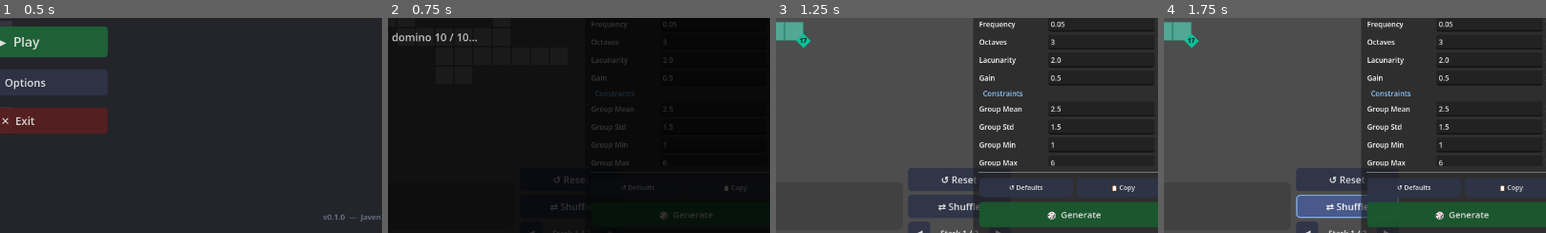
Above: before the commit, frames 1-4 (left to right).
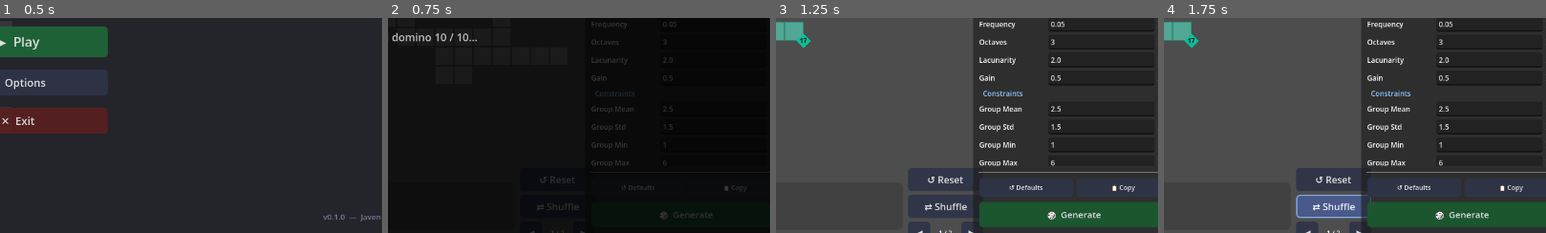
Above: after the commit, the same moments.

Repository: Javen-W/Ritz
Game: Godot game, scene res://main_menu.tscn
Same seed, same stepped clock (60 frames per second), same inputs: the game is played once before the commit and once after it.
Inputs:
- Up to frame 1 (0.5 s): no input
- Up to frame 2 (0.75 s): click "▶ Play" at 0.5 s
- Up to frame 3 (1.25 s): no input
- Up to frame 4 (1.75 s): click "⇄ Shuffle" at 1.25 s
The pictures show only the part of the screen within x 48-98%, y 50-100%; the shares and areas given below are measured in that part.

Frame 1 is identical in both runs. In frame 2, 0.2% of the frame differs, in the area x 39-52%, y 73-100%; in frame 3, 0.7%; in frame 4, 0.9%, in the area x 39-62%, y 73-100%.

Commit message:
fix: shrink pagination row, remove 'Stack' label prefix, disable preview domino mouse collision
- Remove custom_minimum_size from ◀/▶ buttons and narrow label
  (min 44px, font 11) so the HBox no longer widens the VBoxContainer
  beyond Reset/Shuffle buttons, fixing overlap with the GenPanel
- Change pagination label from 'Stack X / Y' to 'X / Y'
- Disable mouse_collision for preview and hidden dominos in
  _layout_dominos() so they cannot be selected or dragged;
  re-enable it for current-page dominos

Co-authored-by: Javen-W <21213702+Javen-W@users.noreply.github.com>

Diff:
--- a/domino_panel.gd
+++ b/domino_panel.gd
@@ -53,7 +53,7 @@
 	shuffle_btn.pressed.connect(_on_shuffle_button_pressed)
 	MusicManager.setup_button(shuffle_btn)
 
-	# Pagination row: [◀]  Stack 1 / 2  [▶]
+	# Pagination row: [◀]  1 / 2  [▶]
 	var page_hbox := HBoxContainer.new()
 	page_hbox.add_theme_constant_override("separation", 4)
 	page_hbox.alignment = BoxContainer.ALIGNMENT_CENTER
@@ -62,22 +62,20 @@
 	_prev_btn = Button.new()
 	_prev_btn.text = "◀"
 	_prev_btn.focus_mode = Control.FOCUS_NONE
-	_prev_btn.custom_minimum_size = Vector2(32, 0)
 	page_hbox.add_child(_prev_btn)
 	_prev_btn.pressed.connect(_on_prev_page_pressed)
 	MusicManager.setup_button(_prev_btn)
 
 	_page_label = Label.new()
-	_page_label.text = "Stack 1 / 1"
+	_page_label.text = "1 / 1"
 	_page_label.horizontal_alignment = HORIZONTAL_ALIGNMENT_CENTER
-	_page_label.custom_minimum_size = Vector2(90, 0)
-	_page_label.add_theme_font_size_override("font_size", 13)
+	_page_label.custom_minimum_size = Vector2(44, 0)
+	_page_label.add_theme_font_size_override("font_size", 11)
 	page_hbox.add_child(_page_label)
 
 	_next_btn = Button.new()
 	_next_btn.text = "▶"
 	_next_btn.focus_mode = Control.FOCUS_NONE
-	_next_btn.custom_minimum_size = Vector2(32, 0)
 	page_hbox.add_child(_next_btn)
 	_next_btn.pressed.connect(_on_next_page_pressed)
 	MusicManager.setup_button(_next_btn)
@@ -204,7 +202,7 @@
 	if not is_instance_valid(_page_label) or not is_instance_valid(_prev_btn) or not is_instance_valid(_next_btn):
 		return
 	var total := _total_pages()
-	_page_label.text = "Stack %d / %d" % [_page_index + 1, total]
+	_page_label.text = "%d / %d" % [_page_index + 1, total]
 	var has_multiple := total > 1
 	_prev_btn.visible = has_multiple
 	_next_btn.visible = has_multiple
@@ -230,21 +228,24 @@
 			continue
 
 		if i >= cur_start and i < cur_start + VISIBLE_COUNT:
-			# Current page — show normally
+			# Current page — show normally and allow interaction
 			domino.visible = true
 			domino.position = _slot_local_position(i - cur_start)
 			domino.scale = Vector2.ONE
 			domino.z_index = 10
 			domino.modulate = Color.WHITE
+			domino.mouse_collision.set_deferred("disabled", false)
 		elif total > 1 and i >= next_start and i < next_start + VISIBLE_COUNT:
-			# Next page — show as translucent preview behind current stack
+			# Next page — show as translucent preview behind current stack; not interactive
 			domino.visible = true
 			domino.position = _slot_local_position(i - next_start) + PREVIEW_OFFSET
 			domino.scale = Vector2.ONE
 			domino.z_index = 5
 			domino.modulate = PREVIEW_MODULATE
+			domino.mouse_collision.set_deferred("disabled", true)
 		else:
 			domino.visible = false
+			domino.mouse_collision.set_deferred("disabled", true)
 
 	_update_pagination_ui()
 
